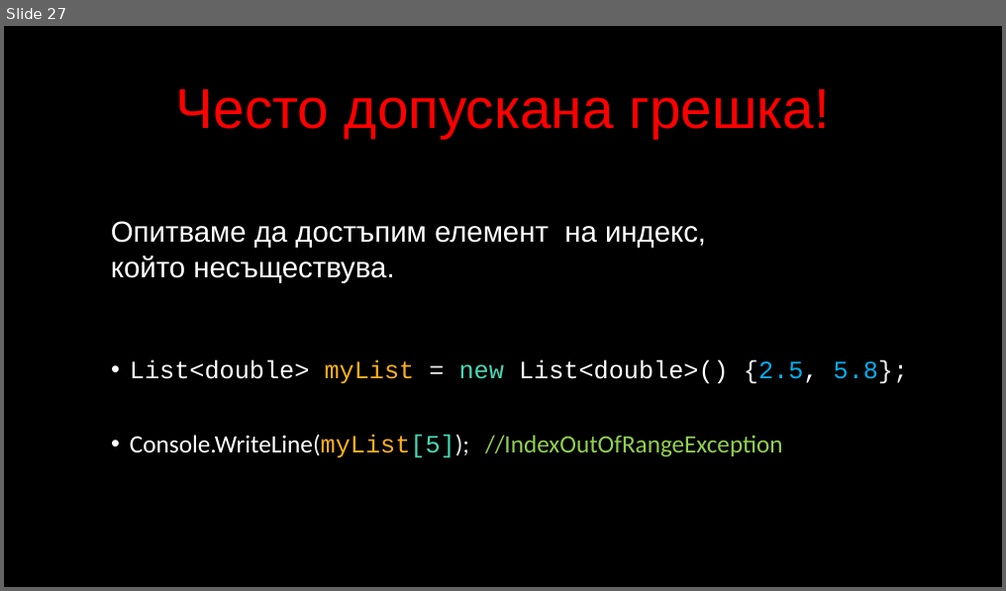
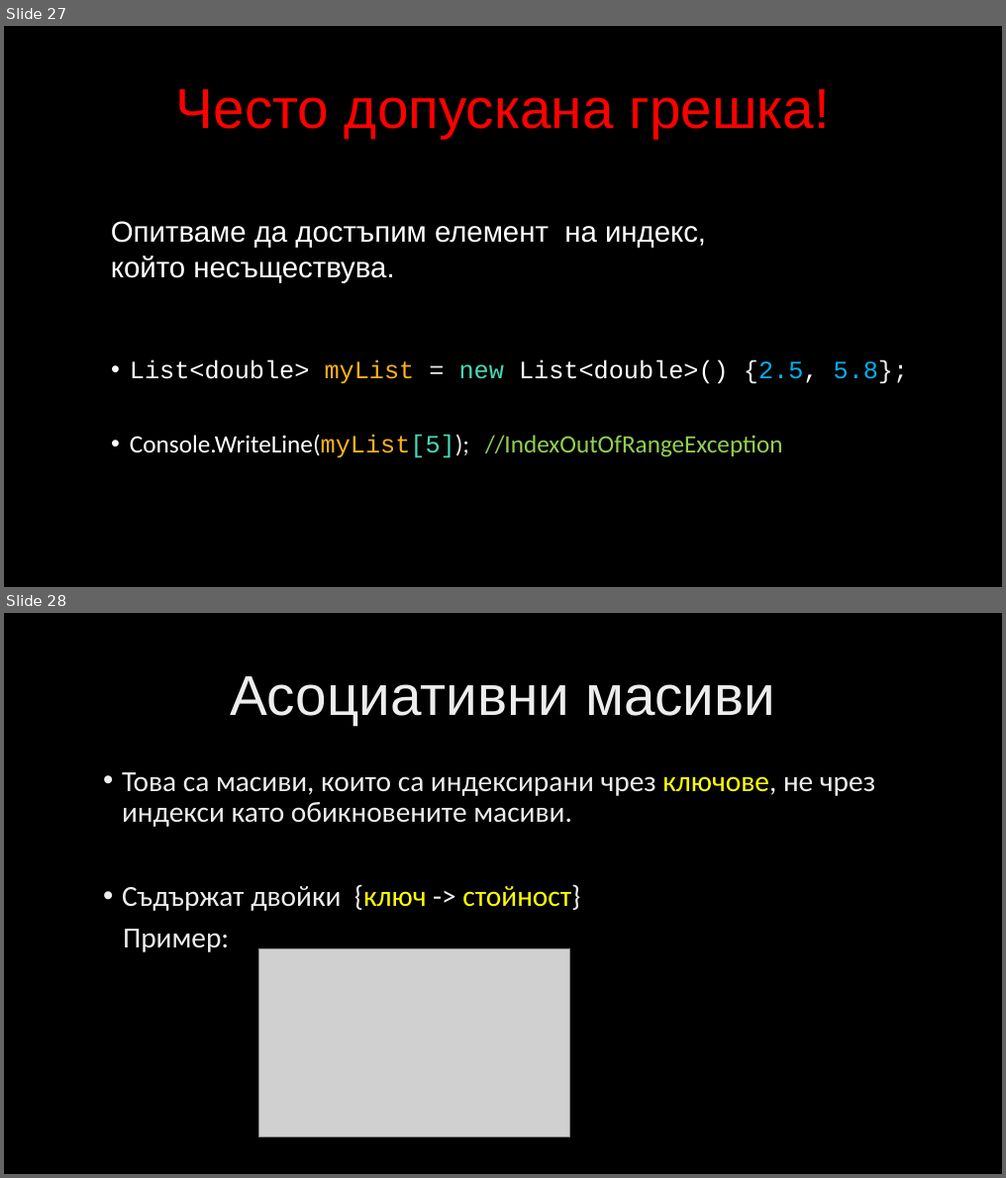
Before and after one commit to velizar92/CSharp-Programming-Presentations, a slide deck: C# Intermediate.pptx. Shown one above the other, each under a label of ours: slide 27 before the commit, slides 27 and 28 after it. The pictures are 1006x591 and 1006x1178 pixels, drawn with LibreOffice and Linux fonts; fonts in the diff are those of the drawing; grey boxes stand for pictures; background and template pictures are left out. Boxes give left, top, right and bottom in pixels: in the first picture for what was removed or moved away, otherwise in the second. Text is boxed around its words. In the diff, an @@ line names an element or a change of style, - is before the commit and + after.

```diff
--- a/C# Intermediate.pptx
+++ b/C# Intermediate.pptx
@@ slide 28 added at (4, 613, 1002, 1174), background picture (left out) @@
@@ title added at (230, 676, 775, 725), 54 pt, text gradient #BFBFBF to #EDEDED to #FFFFFF @@
+Асоциативни масиви
@@ text added at (122, 772, 875, 953), 28 pt, text gradient #BFBFBF to #EDEDED to #FFFFFF @@
+• Това са масиви, които са индексирани чрез ключове, не чрез индекси като обикновените масиви.
+• Съдържат двойки {ключ -> стойност}
+Пример:
@@ picture added at (259, 950, 570, 1137) @@
```
Also in this commit, not shown: 1 slide changed, 4 other slides added.
